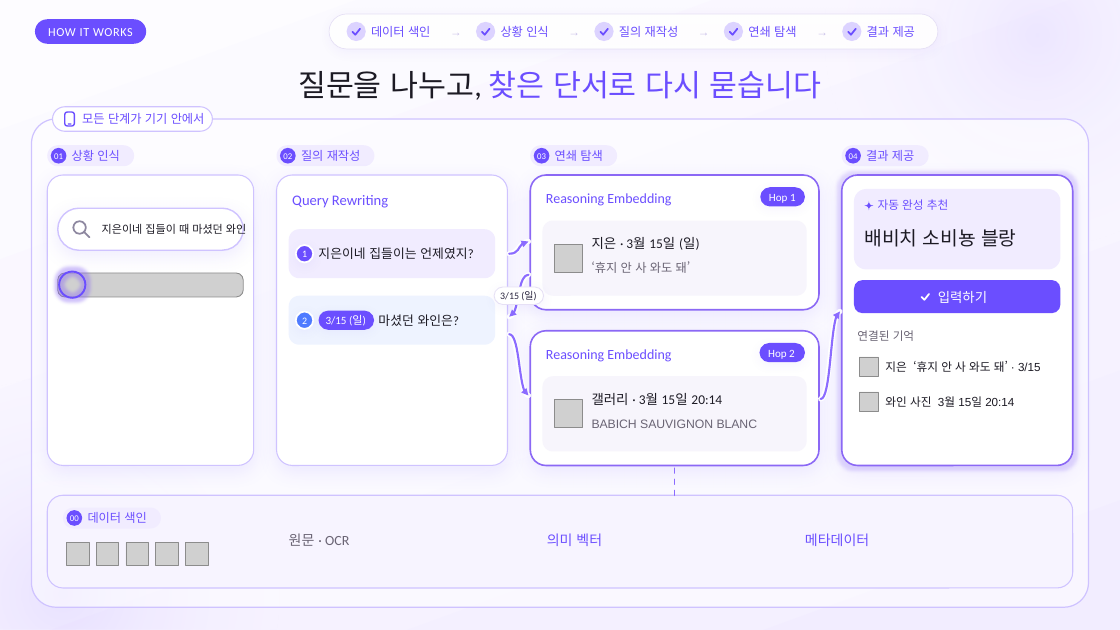
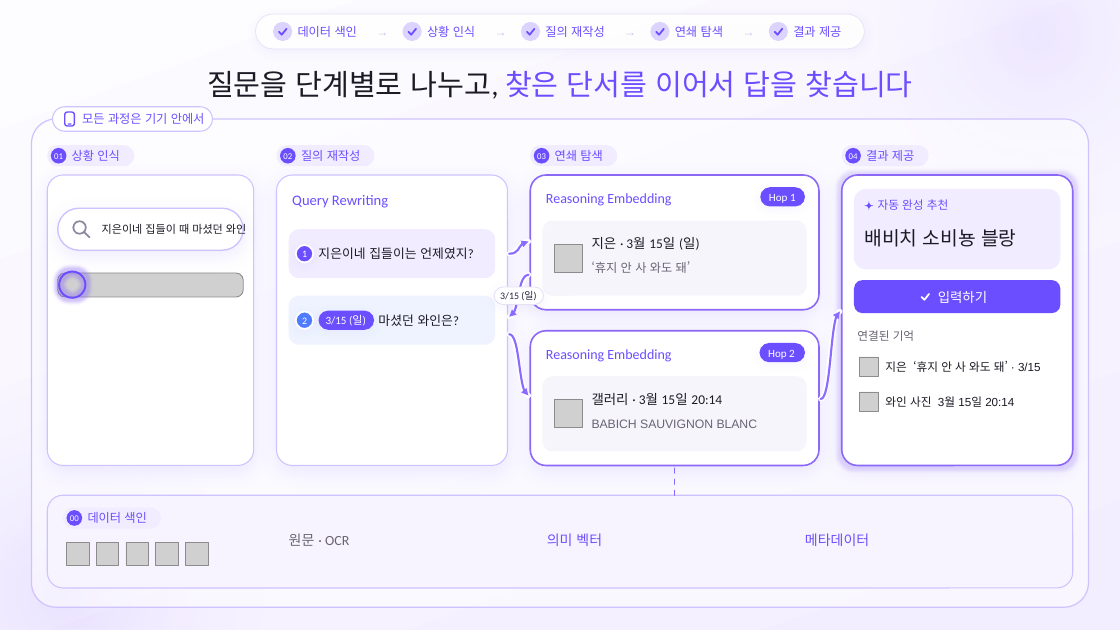
Before and after one commit to SB-Jo/t3, a slide deck: slide 18 of weave/결선준비/09_HowItWorks/HowItWorks_Argon_claude.pptx. Drawn at 1120x630 pixels with LibreOffice and Linux fonts; fonts in the diff are those of the drawing; grey boxes stand for pictures. Boxes give left, top, right and bottom in pixels: in the first picture for what was removed or moved away, otherwise in the second. Text is boxed around its words. In the diff, an @@ line names an element or a change of style, - is before the commit and + after.

```diff
--- a/weave/결선준비/09_HowItWorks/HowItWorks_Argon_claude.pptx
+++ b/weave/결선준비/09_HowItWorks/HowItWorks_Argon_claude.pptx
@@ rounded rectangle removed at [35,19,146,44] @@
-HOW IT WORKS
@@ 5 texts, 1 rounded rectangle: place and size @@
-5 texts, 1 rounded rectangle at [329,14,939,50]
+5 texts, 1 rounded rectangle at [255,14,865,50]
@@ ellipse: place and size @@
-ellipse at [843,22,862,41]
+ellipse at [273,22,292,41]
@@ text "→": place and size @@
-text "→" at [812,14,832,50]
+text "→" at [373,14,392,50]
@@ 2 ellipses, 1 text: place and size @@
-2 ellipses, 1 text at [347,14,614,50]
+2 ellipses, 1 text at [402,14,670,50]
@@ 2 ellipses, 2 texts: place and size @@
-2 ellipses, 2 texts at [446,14,744,50]
+2 ellipses, 2 texts at [492,14,788,50]
@@ 5 freeform shapes: place and size @@
-5 freeform shapes at [353,32,851,34]
+5 freeform shapes at [282,29,783,34]
@@ freeform shape removed at [851,29,856,34] @@
@@ freeform shape added at [279,32,281,34], outline #6B4EFF 1.5 pt @@
@@ freeform shape: place and size @@
-freeform shape at [355,29,360,34]
+freeform shape at [408,32,411,34]
@@ freeform shape: place and size @@
-freeform shape at [485,29,490,34]
+freeform shape at [527,32,529,34]
@@ freeform shape: place and size @@
-freeform shape at [603,29,608,34]
+freeform shape at [656,32,659,34]
@@ freeform shape: place and size @@
-freeform shape at [733,29,738,34]
+freeform shape at [775,32,777,34]
@@ text at [207,71,913,99]: text changed; size 26 to 25 pt @@
-질문을 나누고, 찾은 단서로 다시 묻습니다
+질문을 단계별로 나누고, 찾은 단서를 이어서 답을 찾습니다
@@ text at [82,113,205,124]: text changed @@
-모든 단계가 기기 안에서
+모든 과정은 기기 안에서
```
Also in this commit, not shown: 28 other slides changed, 31 other files.
